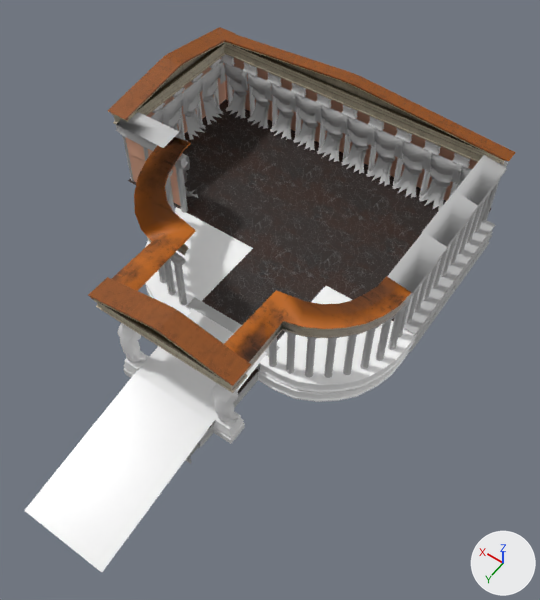
One commit to the OBJ model ARPGProject/Assets/Art/World Objects/_empel.mtl.obj: the scene before it, then after it.
One viewpoint serves both versions: a camera (50 mm lens) standing at (-0.603, 0.498, 1.253) and looking at (-0.045, -0.283, 0.026). The lights are fixed; the arrows at lower right show +X, +Y and +Z. Where no turn or scale is listed for an object, it has been applied to the vertices.

In view in the first picture: 'Plane', 'polySurface15_Mesh.012', 'polySurface16_Mesh.013', 'polySurface17_Mesh.014', 'polySurface18.001_Mesh.085', 'polySurface18_Mesh.017', 'polySurface19_Mesh.018', 'polySurface22_Mesh.021', 'polySurface24_Mesh.023', 'polySurface31_Mesh.030', 'polySurface32_Mesh.031', 'polySurface33_Mesh.032', 'polySurface3_Mesh.005', 'polySurface48_Mesh.047', 'polySurface50_Mesh.053', 'polySurface51_Mesh.054', 'polySurface52_Mesh.055', 'polySurface53_Mesh.056', 'polySurface54_Mesh.057', 'polySurface55_Mesh.048', 'polySurface8_Mesh.007'.
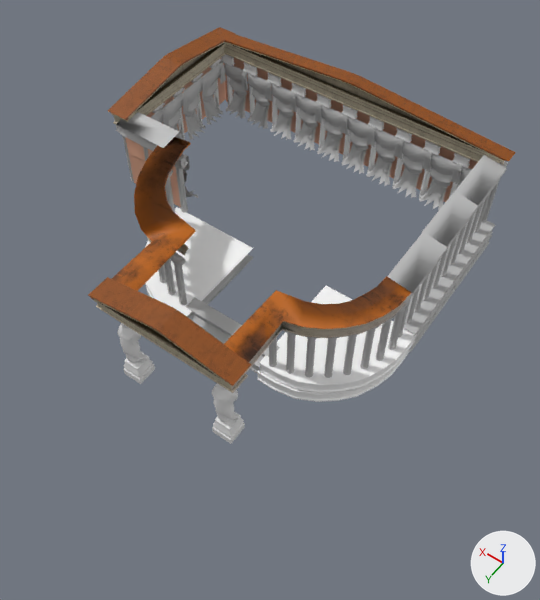
Edits to the bpy script that builds the scene:
```text
Remove ob_plane:
    ob_plane = bpy.data.objects.new('Plane', me_plane)
    ob_plane.location = (0.0, 0.0, 0.0)
Remove ob_polysurface16_mesh_013:
    ob_polysurface16_mesh_013 = bpy.data.objects.new('polySurface16_Mesh.013', me_polysurface16_mesh_013)
    ob_polysurface16_mesh_013.location = (0.0, 0.0, 0.0)
Remove ob_polysurface17_mesh_014:
    ob_polysurface17_mesh_014 = bpy.data.objects.new('polySurface17_Mesh.014', me_polysurface17_mesh_014)
    ob_polysurface17_mesh_014.location = (0.0, 0.0, 0.0)
Remove ob_polysurface21_mesh_020:
    ob_polysurface21_mesh_020 = bpy.data.objects.new('polySurface21_Mesh.020', me_polysurface21_mesh_020)
    ob_polysurface21_mesh_020.location = (0.0, 0.0, 0.0)
Remove ob_polysurface22_mesh_021:
    ob_polysurface22_mesh_021 = bpy.data.objects.new('polySurface22_Mesh.021', me_polysurface22_mesh_021)
    ob_polysurface22_mesh_021.location = (0.0, 0.0, 0.0)
Remove ob_polysurface24_mesh_023:
    ob_polysurface24_mesh_023 = bpy.data.objects.new('polySurface24_Mesh.023', me_polysurface24_mesh_023)
    ob_polysurface24_mesh_023.location = (0.0, 0.0, 0.0)
Remove ob_polysurface31_mesh_030:
    ob_polysurface31_mesh_030 = bpy.data.objects.new('polySurface31_Mesh.030', me_polysurface31_mesh_030)
    ob_polysurface31_mesh_030.location = (0.0, 0.0, 0.0)
Remove ob_polysurface32_mesh_031:
    ob_polysurface32_mesh_031 = bpy.data.objects.new('polySurface32_Mesh.031', me_polysurface32_mesh_031)
    ob_polysurface32_mesh_031.location = (0.0, 0.0, 0.0)
Remove ob_polysurface33_mesh_032:
    ob_polysurface33_mesh_032 = bpy.data.objects.new('polySurface33_Mesh.032', me_polysurface33_mesh_032)
    ob_polysurface33_mesh_032.location = (0.0, 0.0, 0.0)
Remove ob_polysurface48_mesh_047:
    ob_polysurface48_mesh_047 = bpy.data.objects.new('polySurface48_Mesh.047', me_polysurface48_mesh_047)
    ob_polysurface48_mesh_047.location = (0.0, 0.0, 0.0)
Remove ob_polysurface50_mesh_053:
    ob_polysurface50_mesh_053 = bpy.data.objects.new('polySurface50_Mesh.053', me_polysurface50_mesh_053)
    ob_polysurface50_mesh_053.location = (0.0, 0.0, 0.0)
Remove ob_polysurface51_mesh_054:
    ob_polysurface51_mesh_054 = bpy.data.objects.new('polySurface51_Mesh.054', me_polysurface51_mesh_054)
    ob_polysurface51_mesh_054.location = (0.0, 0.0, 0.0)
Remove ob_polysurface52_mesh_055:
    ob_polysurface52_mesh_055 = bpy.data.objects.new('polySurface52_Mesh.055', me_polysurface52_mesh_055)
    ob_polysurface52_mesh_055.location = (0.0, 0.0, 0.0)
Remove ob_polysurface55_mesh_048:
    ob_polysurface55_mesh_048 = bpy.data.objects.new('polySurface55_Mesh.048', me_polysurface55_mesh_048)
    ob_polysurface55_mesh_048.location = (0.0, 0.0, 0.0)
```

Changed parts and their boxes (x1, y1, x2, y2) in the pictures (540 x 600 px):
'Plane', deleted
    before: (24, 308, 267, 572)
'polySurface31_Mesh.030', deleted
    before: (254, 195, 374, 287)
'polySurface33_Mesh.032', deleted (black)
    before: (188, 164, 306, 249)
'polySurface16_Mesh.013', deleted (black)
    before: (202, 249, 323, 340)
'polySurface55_Mesh.048', deleted (black)
    before: (306, 157, 407, 229)
'polySurface50_Mesh.053', deleted (black)
    before: (243, 129, 343, 195)
'polySurface32_Mesh.031', deleted
    before: (326, 227, 412, 322)
'polySurface52_Mesh.055', deleted (black)
    before: (185, 100, 277, 163)
'polySurface51_Mesh.054', deleted (black)
    before: (128, 135, 243, 213)
'polySurface48_Mesh.047', deleted
    before: (377, 187, 492, 245)
'polySurface24_Mesh.023', deleted
    before: (200, 371, 259, 447)
'polySurface17_Mesh.014', deleted
    before: (209, 367, 260, 428)
'polySurface22_Mesh.021', deleted
    before: (186, 444, 200, 464)
'polySurface21_Mesh.020', deleted
    before: (197, 429, 209, 449)
